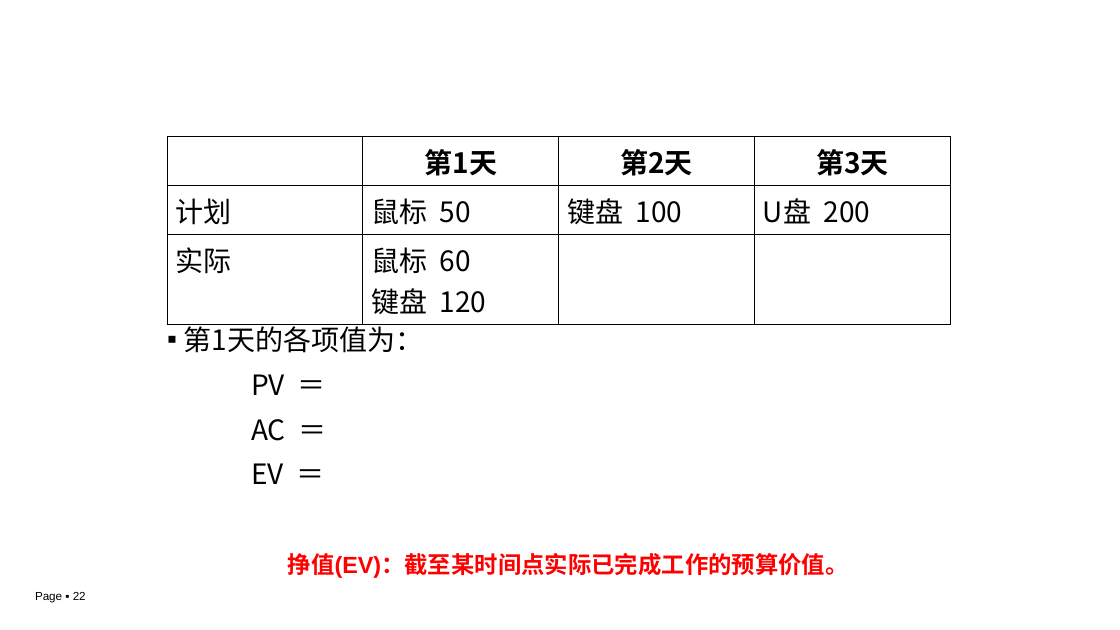
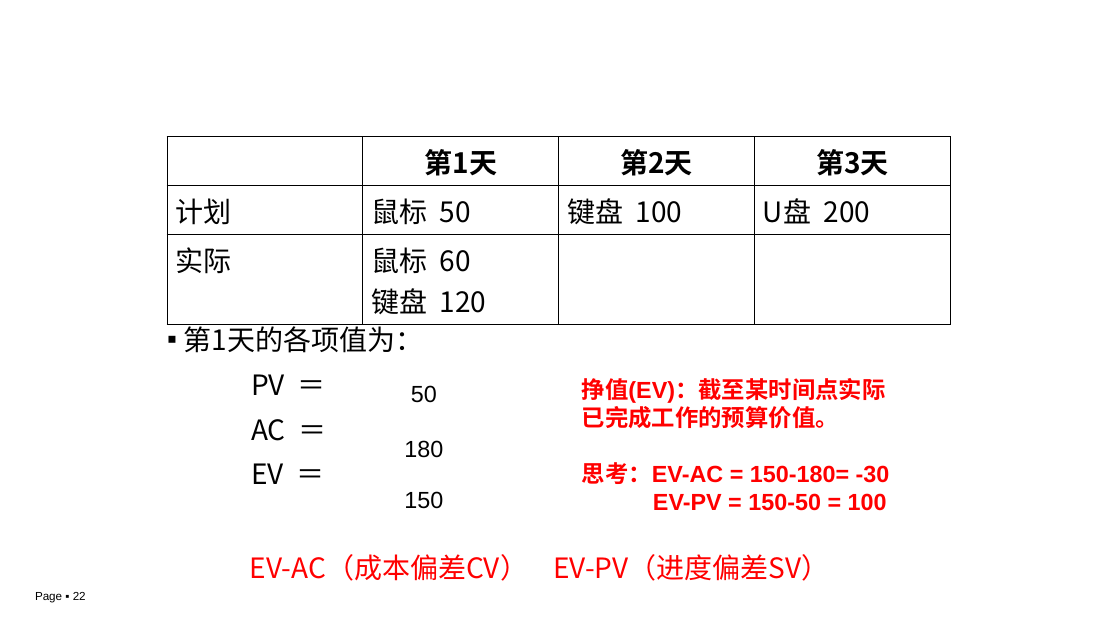
Before and after one commit to edu2act/course-IT-Project-Management, a slide deck: slide 22 of materials/slides/ch04.pptx. Drawn at 1120x630 pixels with LibreOffice and Linux fonts; fonts in the diff are those of the drawing; background and template pictures are left out. Boxes give left, top, right and bottom in pixels: in the first picture for what was removed or moved away, otherwise in the second. Text is boxed around its words. In the diff, an @@ line names an element or a change of style, - is before the commit and + after.

```diff
--- a/materials/slides/ch04.pptx
+++ b/materials/slides/ch04.pptx
@@ text added at bbox=[404, 385, 443, 509], 20 pt, text #000000 @@
+50
+180
+150
@@ text "挣值(EV)：截至某时间点实际已完成工作的预算价值。": place and size @@
-text "挣值(EV)：截至某时间点实际已完成工作的预算价值。" at bbox=[288, 553, 849, 578]
+text "挣值(EV)：截至某时间点实际已完成工作的预算价值。" at bbox=[582, 378, 890, 511]
@@ text at bbox=[582, 462, 890, 511]: paragraph added @@
+思考：EV-AC = 150-180= -30
+EV-PV = 150-50 = 100
@@ text added at bbox=[250, 554, 829, 581], 24 pt, text #FF0000 @@
+EV-AC（成本偏差CV） EV-PV（进度偏差SV）
```
Also in this commit, not shown: 10 other slides changed.
